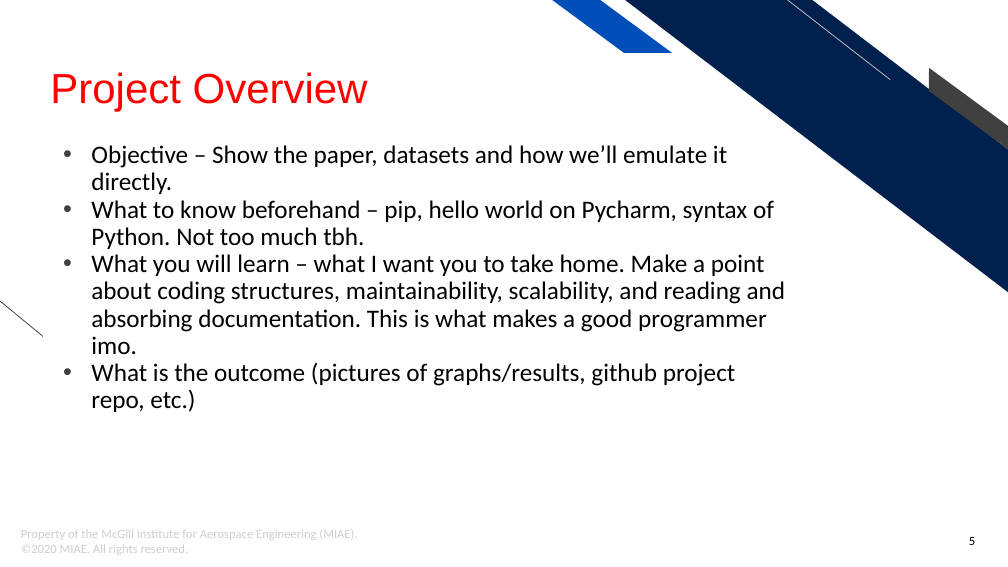
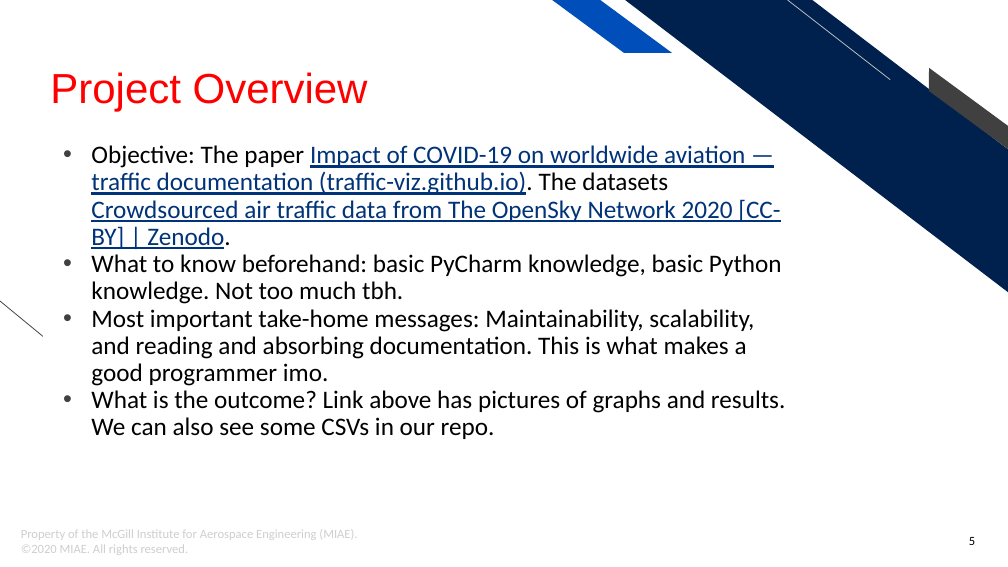
Before and after one commit to mowglu/MIAE-Python, a slide deck: slide 5 of Python Tutorial - MIAE.pptx. Drawn at 1008x567 pixels with LibreOffice and Linux fonts; fonts in the diff are those of the drawing; background and template pictures are left out. Boxes give left, top, right and bottom in pixels: in the first picture for what was removed or moved away, otherwise in the second. Text is boxed around its words. In the diff, an @@ line names an element or a change of style, - is before the commit and + after.

```diff
--- a/Python Tutorial - MIAE.pptx
+++ b/Python Tutorial - MIAE.pptx
@@ text at (91, 145, 785, 439): text changed @@
-• Objective – Show the paper, datasets and how we’ll emulate it directly.
-• What to know beforehand – pip, hello world on Pycharm, syntax of Python. Not too much tbh.
-• What you will learn – what I want you to take home. Make a point about coding structures, maintainability, scalability, and reading and absorbing documentation. This is what makes a good programmer imo.
-• What is the outcome (pictures of graphs/results, github project repo, etc.)
+• Objective: The paper Impact of COVID-19 on worldwide aviation — traffic documentation (traffic-viz.github.io). The datasets Crowdsourced air traffic data from The OpenSky Network 2020 [CC-BY] | Zenodo.
+• What to know beforehand: basic PyCharm knowledge, basic Python knowledge. Not too much tbh.
+• Most important take-home messages: Maintainability, scalability, and reading and absorbing documentation. This is what makes a good programmer imo.
+• What is the outcome? Link above has pictures of graphs and results. We can also see some CSVs in our repo.
```
Also in this commit, not shown: 6 other slides changed, 3 slides added, 1 slide removed.
